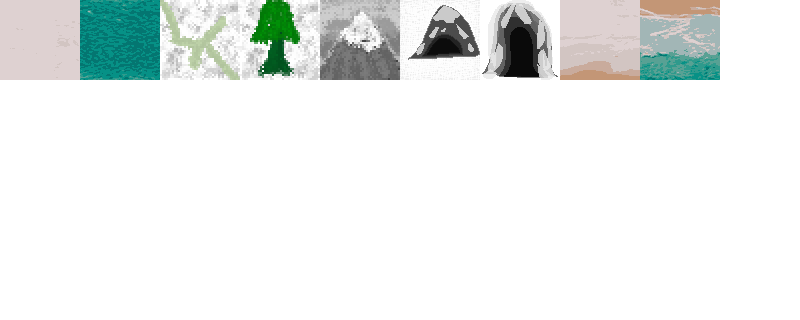
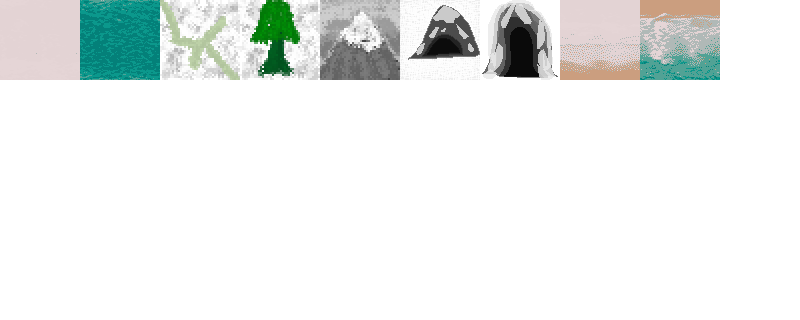
The second 800 x 320 image is a revision of the first. Changes to its layers:
renamed "Layer 1" to "snow", moved it above "water", painted on it over (0, 0, 80, 80)
renamed "Layer 2" to "water", moved it above "snow_to_sand", painted on it over (80, 0, 160, 80)
renamed "Layer 3" to "snow_to_sand", moved it above "sand_to_ocean", painted on it over (560, 0, 640, 80)
renamed "Layer 4" to "sand_to_ocean", painted on it over (640, 0, 720, 80)
